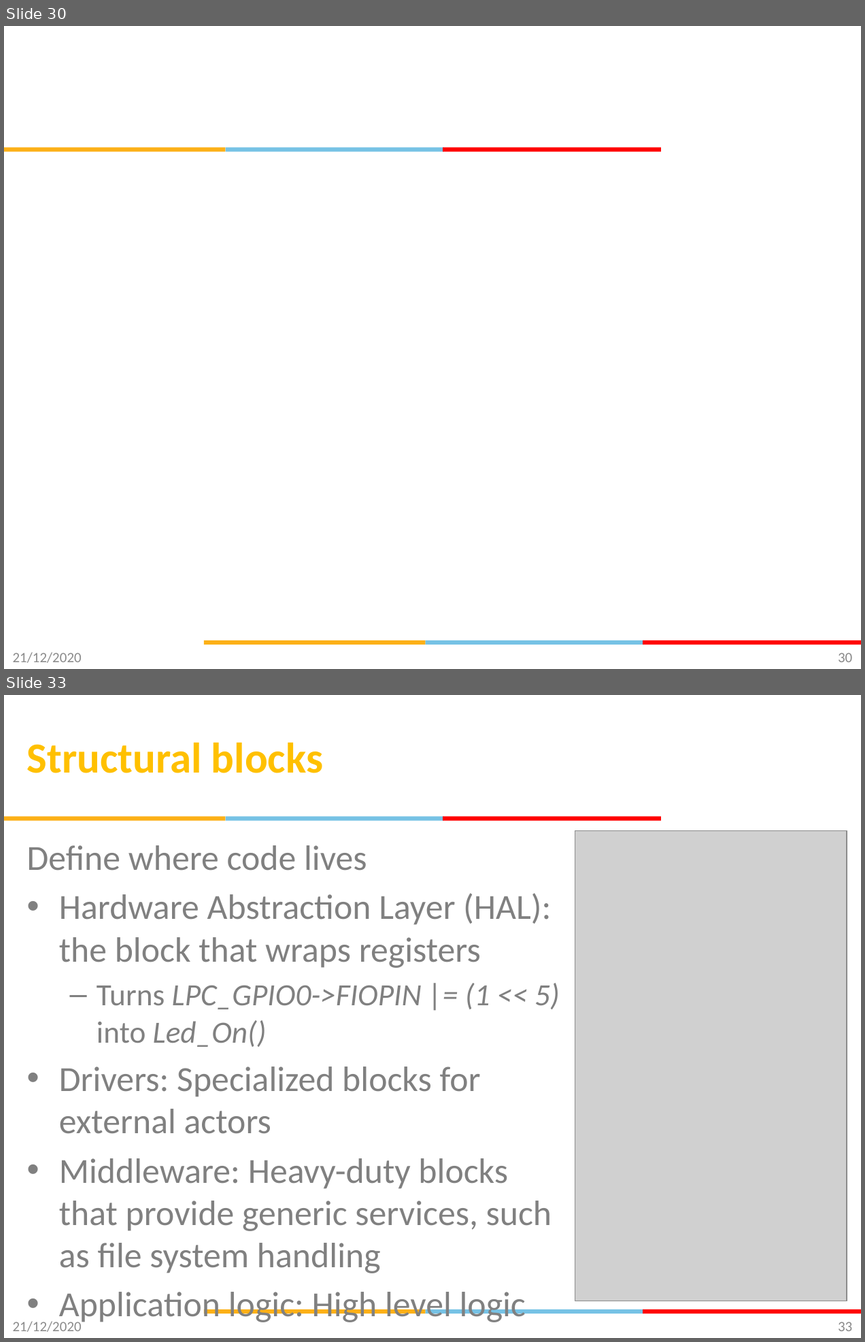
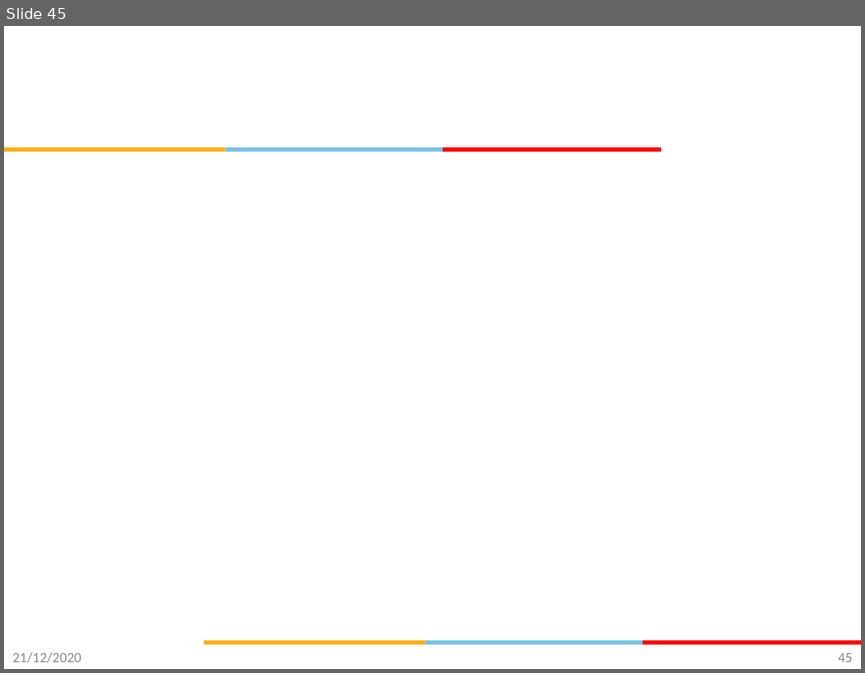
Before and after one commit to gsaurabhr-teaching/csg523-material, a slide deck: Lec-13-16-firmware-architecture.pptx. Shown one above the other, each under a label of ours: slides 30 and 33 before the commit, slide 45 after it; the slides between them are not shown. The pictures are 865x1342 and 865x673 pixels, drawn with LibreOffice and Linux fonts; fonts in the diff are those of the drawing; grey boxes stand for pictures; background and template pictures are left out. Boxes give left, top, right and bottom in pixels: in the first picture for what was removed or moved away, otherwise in the second. Text is boxed around its words. In the diff, an @@ line names an element or a change of style, - is before the commit and + after.

```diff
--- a/Lec-13-16-firmware-architecture.pptx
+++ b/Lec-13-16-firmware-architecture.pptx
@@ slide 33 removed at (x1=4, y1=695, x2=861, y2=1338), background #FFFFFF; not listed: 6 template elements that a slide beside it also shows @@
@@ title removed at (x1=27, y1=742, x2=323, y2=773) @@
-Structural blocks
@@ picture removed at (x1=575, y1=830, x2=847, y2=1300) @@
@@ text removed at (x1=27, y1=845, x2=560, y2=1317) @@
-Define where code lives
-• Hardware Abstraction Layer (HAL): the block that wraps registers
-  – Turns LPC_GPIO0->FIOPIN |= (1 << 5) into Led_On()
-• Drivers: Specialized blocks for external actors
-• Middleware: Heavy-duty blocks that provide generic services, such as file system handling
-• Application logic: High level logic
@@ text removed at (x1=13, y1=1321, x2=82, y2=1331) @@
-21/12/2020
@@ page number removed at (x1=838, y1=1321, x2=852, y2=1331) @@
-33
@@ what was slide 30 is now slide 45 @@
@@ page number at (x1=838, y1=652, x2=852, y2=662): text changed @@
-30
+45
```
Also in this commit, not shown: 2 slides changed, 13 slides added, 7 other slides removed.
